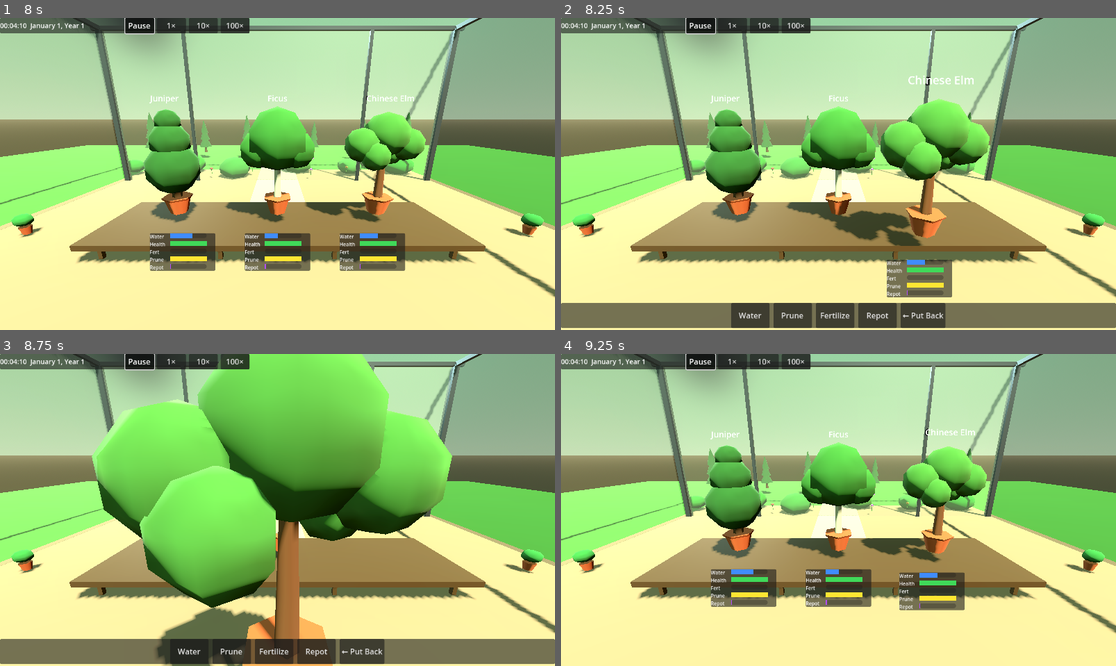
Above: before the commit, frames 1-4 (two rows, left to right).
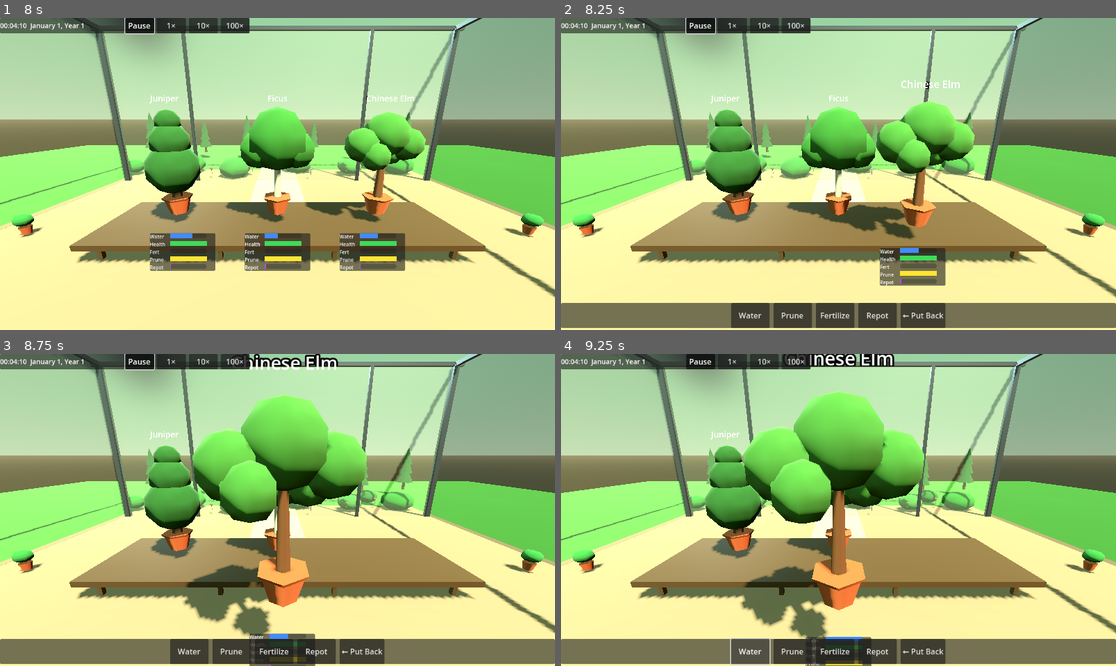
Above: after the commit, the same moments.

Repository: TrineVester/be-bonsai
Game: Godot game, scene res://scenes/main/Main.tscn
Two runs of this game, one before a commit and one after it. Both use one fixed random seed, a clock stepped at 60 frames per second and the inputs below.
Inputs (mouse positions are in pixels of both pictures, inside the frame that each line leads up to):
- Up to frame 1 (8 s): click "1×" at 0.5 s; click "10×" at 1.25 s; click "100×" at 2 s; click "1×" at 2.75 s; click "10×" at 3.5 s; click "100×" at 4.25 s; click "1×" at 5 s; click "10×" at 5.75 s; click "100×" at 6.5 s; click "Pause" at 7.25 s
- Up to frame 2 (8.25 s): move the mouse to (960, 158) at 8.02 s; click (960, 158) at 8.17 s
- Up to frame 3 (8.75 s): no input
- Up to frame 4 (9.25 s): click "Water" at 8.75 s

Frame 1 is identical in both runs. In frame 2, 5.5% of the frame differs, in the area x 49-78%, y 18-90%; in frame 3, 36%, in the area x 16-82%, y 0-100%; in frame 4, 27%.

Commit message:
Fix FOCUSED_POSITION to correct camera positioning in the scene
Co-authored-by: Copilot <copilot@github.com>

Diff:
--- a/scenes/main/Main.gd
+++ b/scenes/main/Main.gd
@@ -1,7 +1,7 @@
 extends Node3D
 
 const TREE_POSITIONS  := [Vector3(-2.2, 0.2, 0.0), Vector3(0.0, 0.2, 0.0), Vector3(2.2, 0.2, 0.0)]
-const FOCUSED_POSITION := Vector3(0.0, 0.6, 3.2)
+const FOCUSED_POSITION := Vector3(0.0, 0.6, 2.2)
 const LERP_SPEED := 6.0
 
 var _trees: Array[TreeData] = []
